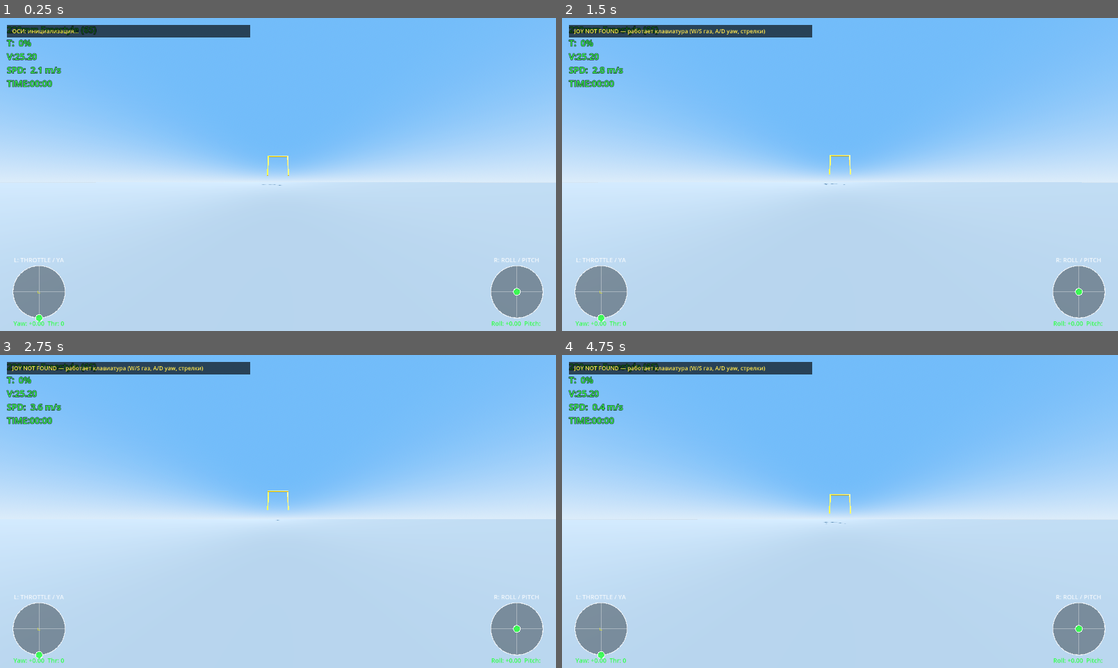
Above: before the commit, frames 1-4 (two rows, left to right).
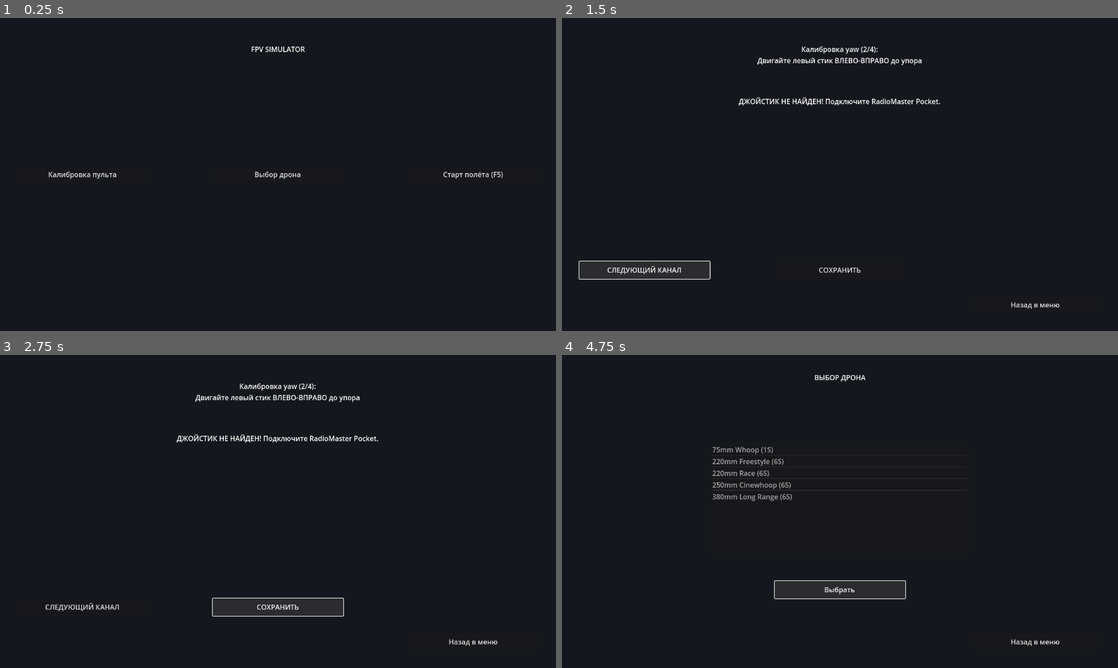
Above: after the commit, the same moments.

Repository: ocki45/fly-sim
Game: Godot game, scene res://scenes/main_menu.tscn
The game is run twice, just before and just after one commit, with the same random seed, the same clock (stepped at 60 frames per second) and the same inputs. Before the commit the project starts from res://scenes/main.tscn.
Inputs (mouse positions are in pixels of both pictures, inside the frame that each line leads up to):
- Up to frame 1 (0.25 s): no input
- Up to frame 2 (1.5 s): click (645, 174) at 0.5 s, where only the run after the commit has a clickable "Калибровка пульта"; click (645, 271) at 1.25 s, where only the run after the commit has a clickable "СЛЕДУЮЩИЙ КАНАЛ"
- Up to frame 3 (2.75 s): click (278, 608) at 2 s, where only the run after the commit has a clickable "СОХРАНИТЬ"
- Up to frame 4 (4.75 s): click (1034, 642) at 2.75 s, where only the run after the commit has a clickable "Назад в меню"; click (840, 511) at 3.5 s, where only the run after the commit has a clickable "Выбор дрона"; click (840, 589) at 4.25 s, where only the run after the commit has a clickable "Выбрать"

The runs differ from the first frame. In frame 1, 100% of the frame differs, in the area x 0-100%, y 0-100%; in frame 2, 100%; in frame 3, 100%; in frame 4, 100%.
Error after the commit: Trying to assign a value of type "PackedInt32Array" to a variable of type "Array[int]". (res://scripts/menu/drone_select.gd:28)

Commit message:
feat: главное меню, калибровка пульта и выбор дрона (GameManager autoload)

Diff:
--- a/project.godot
+++ b/project.godot
@@ -4,11 +4,12 @@
 [application]
 
 config/name="FPV Sim"
-run/main_scene="res://scenes/main.tscn"
+run/main_scene="res://scenes/main_menu.tscn"
 config/features=PackedStringArray("4.3", "Forward Plus")
 
 [autoload]
 
+GameManager="*res://scripts/autoload/game_manager.gd"
 InputHandler="*res://scripts/input/input_handler.gd"
 
 [display]
--- /dev/null
+++ b/scenes/calibration.tscn
@@ -0,0 +1,87 @@
+[gd_scene load_steps=2 format=3]
+
+[ext_resource type="Script" path="res://scripts/menu/calibration.gd" id="1"]
+
+[node name="Calibration" type="Control"]
+layout_mode = 3
+anchors_preset = 15
+anchor_right = 1.0
+anchor_bottom = 1.0
+grow_horizontal = 2
+grow_vertical = 2
+script = ExtResource("1")
+
+[node name="Bg" type="ColorRect" parent="."]
+layout_mode = 1
+anchors_preset = 15
+anchor_right = 1.0
+anchor_bottom = 1.0
+grow_horizontal = 2
+grow_vertical = 2
+color = Color(0.08, 0.09, 0.12, 1)
+
+[node name="LblHint" type="Label" parent="."]
+layout_mode = 1
+anchors_preset = 5
+anchor_left = 0.5
+anchor_right = 0.5
+offset_left = -400.0
+offset_top = 60.0
+offset_right = 400.0
+offset_bottom = 140.0
+grow_horizontal = 2
+text = "Калибровка"
+horizontal_alignment = 1
+autowrap_mode = 3
+
+[node name="LblResult" type="Label" parent="."]
+layout_mode = 1
+anchors_preset = 5
+anchor_left = 0.5
+anchor_right = 0.5
+offset_left = -400.0
+offset_top = 180.0
+offset_right = 400.0
+offset_bottom = 220.0
+grow_horizontal = 2
+text = "-"
+horizontal_alignment = 1
+
+[node name="BtnNext" type="Button" parent="."]
+layout_mode = 1
+anchors_preset = 2
+anchor_top = 0.5
+anchor_bottom = 0.5
+offset_left = 40.0
+offset_top = 200.0
+offset_right = 340.0
+offset_bottom = 240.0
+grow_vertical = 2
+text = "СЛЕДУЮЩИЙ КАНАЛ"
+
+[node name="BtnSave" type="Button" parent="."]
+layout_mode = 1
+anchors_preset = 2
+anchor_top = 0.5
+anchor_bottom = 0.5
+offset_left = 490.0
+offset_top = 200.0
+offset_right = 790.0
+offset_bottom = 240.0
+grow_vertical = 2
+text = "СОХРАНИТЬ"
+
+[node name="BtnBack" type="Button" parent="."]
+layout_mode = 1
+anchors_preset = 3
+anchor_left = 1.0
+anchor_top = 1.0
+anchor_right = 1.0
+anchor_bottom = 1.0
+offset_left = -340.0
+offset_top = -80.0
+offset_right = -40.0
+offset_bottom = -40.0
+grow_horizontal = 0
+grow_vertical = 0
+text = "Назад в меню"
--- /dev/null
+++ b/scenes/drone_select.tscn
@@ -0,0 +1,76 @@
+[gd_scene load_steps=2 format=3]
+
+[ext_resource type="Script" path="res://scripts/menu/drone_select.gd" id="1"]
+
+[node name="DroneSelect" type="Control"]
+layout_mode = 3
+anchors_preset = 15
+anchor_right = 1.0
+anchor_bottom = 1.0
+grow_horizontal = 2
+grow_vertical = 2
+script = ExtResource("1")
+
+[node name="Bg" type="ColorRect" parent="."]
+layout_mode = 1
+anchors_preset = 15
+anchor_right = 1.0
+anchor_bottom = 1.0
+grow_horizontal = 2
+grow_vertical = 2
+color = Color(0.08, 0.09, 0.12, 1)
+
+[node name="Title" type="Label" parent="."]
+layout_mode = 1
+anchors_preset = 5
+anchor_left = 0.5
+anchor_right = 0.5
+offset_left = -300.0
+offset_top = 40.0
+offset_right = 300.0
+offset_bottom = 80.0
+grow_horizontal = 2
+text = "ВЫБОР ДРОНА"
+horizontal_alignment = 1
+
+[node name="ItemList" type="ItemList" parent="."]
+layout_mode = 1
+anchors_preset = 8
+anchor_left = 0.5
+anchor_top = 0.5
+anchor_right = 0.5
+anchor_bottom = 0.5
+offset_left = -300.0
+offset_top = -160.0
+offset_right = 300.0
+offset_bottom = 100.0
+grow_horizontal = 2
+grow_vertical = 2
+allow_reselect = true
+
+[node name="BtnSelect" type="Button" parent="."]
+layout_mode = 1
+anchors_preset = 5
+anchor_left = 0.5
+anchor_right = 0.5
+offset_left = -150.0
+offset_top = 520.0
+offset_right = 150.0
+offset_bottom = 560.0
+grow_horizontal = 2
+text = "Выбрать"
+
+[node name="BtnBack" type="Button" parent="."]
+layout_mode = 1
+anchors_preset = 3
+anchor_left = 1.0
+anchor_top = 1.0
+anchor_right = 1.0
+anchor_bottom = 1.0
+offset_left = -340.0
+offset_top = -80.0
+offset_right = -40.0
+offset_bottom = -40.0
+grow_horizontal = 0
+grow_vertical = 0
+text = "Назад в меню"
--- /dev/null
+++ b/scenes/main_menu.tscn
@@ -0,0 +1,71 @@
+[gd_scene load_steps=2 format=3]
+
+[ext_resource type="Script" path="res://scripts/menu/main_menu.gd" id="1"]
+
+[node name="MainMenu" type="Control"]
+layout_mode = 3
+anchors_preset = 15
+anchor_right = 1.0
+anchor_bottom = 1.0
+grow_horizontal = 2
+grow_vertical = 2
+script = ExtResource("1")
+
+[node name="Bg" type="ColorRect" parent="."]
+layout_mode = 1
+anchors_preset = 15
+anchor_right = 1.0
+anchor_bottom = 1.0
+grow_horizontal = 2
+grow_vertical = 2
+color = Color(0.08, 0.09, 0.12, 1)
+
+[node name="Title" type="Label" parent="."]
+layout_mode = 1
+anchors_preset = 5
+anchor_left = 0.5
+anchor_right = 0.5
+offset_left = -200.0
+offset_top = 60.0
+offset_right = 200.0
+offset_bottom = 110.0
+grow_horizontal = 2
+text = "FPV SIMULATOR"
+horizontal_alignment = 1
+
+[node name="BtnCalibrate" type="Button" parent="."]
+layout_mode = 1
+anchors_preset = 2
+anchor_top = 0.5
+anchor_bottom = 0.5
+offset_left = 40.0
+offset_top = -20.0
+offset_right = 340.0
+offset_bottom = 20.0
+grow_vertical = 2
+text = "Калибровка пульта"
+
+[node name="BtnSelectDrone" type="Button" parent="."]
+layout_mode = 1
+anchors_preset = 2
+anchor_top = 0.5
+anchor_bottom = 0.5
+offset_left = 490.0
+offset_top = -20.0
+offset_right = 790.0
+offset_bottom = 20.0
+grow_vertical = 2
+text = "Выбор дрона"
+
+[node name="BtnStartFlight" type="Button" parent="."]
+layout_mode = 1
+anchors_preset = 2
+anchor_top = 0.5
+anchor_bottom = 0.5
+offset_left = 940.0
+offset_top = -20.0
+offset_right = 1240.0
+offset_bottom = 20.0
+grow_horizontal = 0
+grow_vertical = 2
+text = "Старт полёта (F5)"
--- /dev/null
+++ b/scripts/autoload/game_manager.gd
@@ -0,0 +1,49 @@
+extends Node
+# Менеджер игры (autoload-синглтон GameManager).
+# Хранит выбранный конфиг дрона и калибровку пульта (JSON в user://calibration.cfg).
+
+var selected_drone_config: String = "res://resources/drones/drone_220mm_freestyle.tres"
+const CALIBRATION_PATH: String = "user://calibration.cfg"
+
+# Схема по умолчанию — Mode 2 (RadioMaster Pocket):
+# ось 1 = газ, ось 0 = yaw, ось 3 = pitch, ось 2 = roll.
+var default_mapping: Dictionary = {
+	"throttle": {"axis": 1, "inverted": false},
+	"yaw": {"axis": 0, "inverted": false},
+	"pitch": {"axis": 3, "inverted": false},
+	"roll": {"axis": 2, "inverted": false}
+}
+
+# Текущая активная схема осей (может быть изменена экраном калибровки).
+var current_mapping: Dictionary = {}
+
+
+func _ready() -> void:
+	load_calibration()
+
+
+# Загрузка калибровки из JSON-файла; при ошибке/отсутствии — схема по умолчанию.
+func load_calibration() -> void:
+	if FileAccess.file_exists(CALIBRATION_PATH):
+		var file: FileAccess = FileAccess.open(CALIBRATION_PATH, FileAccess.READ)
+		var json: JSON = JSON.new()
+		if json.parse(file.get_as_text()) == OK:
+			current_mapping = json.data
+		else:
+			current_mapping = default_mapping.duplicate(true)
+	else:
+		current_mapping = default_mapping.duplicate(true)
+
+
+# Сохранение текущей схемы калибровки в JSON.
+func save_calibration() -> void:
+	var file: FileAccess = FileAccess.open(CALIBRATION_PATH, FileAccess.WRITE)
+	file.store_string(JSON.stringify(current_mapping, "\t"))
+
+
+func set_drone_config(path: String) -> void:
+	selected_drone_config = path
+
+
+func get_drone_config() -> String:
+	return selected_drone_config
--- a/scripts/input/input_handler.gd
+++ b/scripts/input/input_handler.gd
@@ -67,6 +67,21 @@
 @export var show_axis_debug: bool = true
 
 func _ready() -> void:
+	# Применяем сохранённую калибровку из GameManager (user://calibration.cfg),
+	# если синглтон подключён как autoload. Это дефолты Mode 2, пока пользователь
+	# не перекалибрует пульт на экране калибровки.
+	if "GameManager" in Engine or has_node("/root/GameManager"):
+		var gm: Node = get_node_or_null("/root/GameManager")
+		if gm != null and gm.current_mapping.has("throttle"):
+			axis_throttle = int(gm.current_mapping["throttle"]["axis"])
+			invert_throttle = bool(gm.current_mapping["throttle"]["inverted"])
+			axis_yaw = int(gm.current_mapping["yaw"]["axis"])
+			invert_yaw = bool(gm.current_mapping["yaw"]["inverted"])
+			axis_pitch = int(gm.current_mapping["pitch"]["axis"])
+			invert_pitch = bool(gm.current_mapping["pitch"]["inverted"])
+			axis_roll = int(gm.current_mapping["roll"]["axis"])
+			invert_roll = bool(gm.current_mapping["roll"]["inverted"])
+			print("InputHandler: применена калибровка из GameManager")
 	# Ищем уже подключённый джойстик
 	for id in Input.get_connected_joypads():
 		_joy_id = id
--- /dev/null
+++ b/scripts/menu/calibration.gd
@@ -0,0 +1,107 @@
+extends Control
+# Экран калибровки пульта.
+# Логика: пользователь отклоняет каждый стик по очереди — скрипт запоминает,
+# какая сырая ось джойстика при этом изменилась сильнее всего, и назначает её
+# каналу (throttle/yaw/pitch/roll). Результат сохраняется GameManager'ом в
+# user://calibration.cfg и подхватывается InputHandler при следующем старте.
+
+const CHANNELS: Array[String] = ["throttle", "yaw", "pitch", "roll"]
+const HINTS: Dictionary = {
+	"throttle": "Двигайте РУЧКУ ГАЗА (левый стик) вверх-вниз до упора",
+	"yaw": "Двигайте левый стик ВЛЕВО-ВПРАВО до упора",
+	"pitch": "Двигайте правый стик ВВЕРХ-ВНИЗ до упора",
+	"roll": "Двигайте правый стик ВЛЕВО-ВПРАВО до упора",
+}
+
+var current_channel: int = 0          # Индекс калибруемого канала
+var best_axis: int = -1               # Ось с наибольшим размахом на ТЕКУЩЕМ шаге
+var best_range: float = 0.0           # Размах значения оси (-min..max)
+var channel_best_axis: Array[int] = []  # Лучшая ось для каждого канала (по индексу CHANNELS)
+var axis_min: Array[float] = []       # Миниумы по осям
+var axis_max: Array[float] = []       # Максимумы по осям
+var collecting: bool = false          # Идёт ли сбор данных сейчас
+
+@onready var lbl_hint: Label = $LblHint
+@onready var lbl_result: Label = $LblResult
+@onready var btn_next: Button = $BtnNext
+@onready var btn_save: Button = $BtnSave
+@onready var btn_back: Button = $BtnBack
+
+
+func _ready() -> void:
+	btn_next.pressed.connect(_on_next_pressed)
+	btn_save.pressed.connect(_on_save_pressed)
+	btn_back.pressed.connect(_on_back_pressed)
+	for i in CHANNELS.size():
+		channel_best_axis.append(-1)
+	_start_channel(0)
+
+
+# Начало калибровки канала: сбрасываем статистику осей.
+func _start_channel(idx: int) -> void:
+	current_channel = idx
+	collecting = true
+	best_axis = -1
+	best_range = 0.0
+	axis_min.clear()
+	axis_max.clear()
+	for ax in 8:
+		axis_min.append(1.0)
+		axis_max.append(-1.0)
+	lbl_hint.text = "Калибровка %s (%d/%d):\n%s" % [
+		CHANNELS[idx], idx + 1, CHANNELS.size(), HINTS[CHANNELS[idx]]]
+	lbl_result.text = "Сбор данных... отклоните стик."
+
+
+# Каждый кадр обновляем миниумы/максимумы всех осей текущего джойстика.
+func _process(_delta: float) -> void:
+	if not collecting:
+		return
+	var pads: Array[int] = Input.get_connected_joypads()
+	if pads.is_empty():
+		lbl_result.text = "ДЖОЙСТИК НЕ НАЙДЕН! Подключите RadioMaster Pocket."
+		return
+	var joy: int = pads[0]
+	# Количество осей берём из get_joy_info(); запасное значение 8 (Pocket ~6-8 осей).
+	var axes_count: int = mini(8, int(Input.get_joy_info(joy).get("axis", 8)))
+	for ax in axes_count:
+		var v: float = Input.get_joy_axis(joy, ax as JoyAxis)
+		axis_min[ax] = minf(axis_min[ax], v)
+		axis_max[ax] = maxf(axis_max[ax], v)
+		var range_now: float = axis_max[ax] - axis_min[ax]
+		if range_now > best_range:
+			best_range = range_now
+			best_axis = ax
+	lbl_result.text = "Лучшая ось: %d (размах %.2f)" % [best_axis, best_range]
+
+
+# Переход к следующему каналу: запоминаем выбранную ось для текущего.
+func _on_next_pressed() -> void:
+	channel_best_axis[current_channel] = best_axis if best_axis >= 0 else current_channel
+	if current_channel + 1 < CHANNELS.size():
+		_start_channel(current_channel + 1)
+	else:
+		collecting = false
+		lbl_hint.text = "Все каналы собраны. Нажмите СОХРАНИТЬ."
+
+
+func _on_save_pressed() -> void:
+	var gm: Node = get_node_or_null("/root/GameManager")
+	if gm == null:
+		push_error("GameManager не найден (проверьте Autoload)!")
+		return
+	# Собираем mapping: для каждого канала запоминается Ось, которая сильнее
+	# всего отклонялась именно на шаге калибровки этого канала (а не одна и та же
+	# «лучшая» ось на все четыре). Инверсии — дефолты Mode 2; газ и pitch
+	# инвертируются внутри InputHandler по своим флагам.
+	var mapping: Dictionary = {}
+	for i in CHANNELS.size():
+		mapping[CHANNELS[i]] = {"axis": channel_best_axis[i], "inverted": false}
+	gm.current_mapping = mapping
+	gm.save_calibration()
+	lbl_result.text = "Сохранено в user://calibration.cfg"
+	print("Calibration: сохранён mapping ", mapping)
+
+
+func _on_back_pressed() -> void:
+	get_tree().change_scene_to_file("res://scenes/main_menu.tscn")
--- /dev/null
+++ b/scripts/menu/drone_select.gd
@@ -0,0 +1,39 @@
+extends Control
+# Экран выбора дрона: список из 5 .tres-конфигов, выбор сохраняется в GameManager.
+
+const DRONE_LIST: Array[String] = [
+	"res://resources/drones/drone_75mm_whoop.tres",
+	"res://resources/drones/drone_220mm_freestyle.tres",
+	"res://resources/drones/drone_220mm_race.tres",
+	"res://resources/drones/drone_250mm_cinewhoop.tres",
+	"res://resources/drones/drone_380mm_longrange.tres",
+]
+
+@onready var list_box: ItemList = $ItemList
+@onready var btn_select: Button = $BtnSelect
+@onready var btn_back: Button = $BtnBack
+
+
+func _ready() -> void:
+	# Заполняем список названиями из конфигов.
+	for path in DRONE_LIST:
+		var cfg: Resource = load(path)
+		var name_txt: String = cfg.drone_name if ("drone_name" in cfg) else path.get_file()
+		list_box.add_item(name_txt)
+	btn_select.pressed.connect(_on_select_pressed)
+	btn_back.pressed.connect(_on_back_pressed)
+
+
+func _on_select_pressed() -> void:
+	var sel: Array[int] = list_box.get_selected_items()
+	if sel.is_empty():
+		return
+	var gm: Node = get_node_or_null("/root/GameManager")
+	if gm != null:
+		gm.set_drone_config(DRONE_LIST[sel[0]])
+		print("DroneSelect: выбран конфиг ", DRONE_LIST[sel[0]])
+	get_tree().change_scene_to_file("res://scenes/main_menu.tscn")
+
+
+func _on_back_pressed() -> void:
+	get_tree().change_scene_to_file("res://scenes/main_menu.tscn")
--- /dev/null
+++ b/scripts/menu/main_menu.gd
@@ -0,0 +1,19 @@
+extends Control
+# Главное меню: кнопки «Калибровка», «Выбор дрона», «Старт полёта».
+
+func _ready() -> void:
+	$BtnCalibrate.pressed.connect(_on_calibrate)
+	$BtnSelectDrone.pressed.connect(_on_select)
+	$BtnStartFlight.pressed.connect(_on_start)
+
+
+func _on_calibrate() -> void:
+	get_tree().change_scene_to_file("res://scenes/calibration.tscn")
+
+
+func _on_select() -> void:
+	get_tree().change_scene_to_file("res://scenes/drone_select.tscn")
+
+
+func _on_start() -> void:
+	get_tree().change_scene_to_file("res://scenes/main.tscn")
--- a/scripts/physics/drone_physics.gd
+++ b/scripts/physics/drone_physics.gd
@@ -38,6 +38,13 @@
 	# free_rotate удалён: в Godot 4 его нет (был только в Godot 3).
 	# RigidBody3D всегда свободно вращается — нам это и нужно.
 	can_sleep = false
+	# Если GameManager выбрал другой конфиг дрона в меню — переключаются ВСЕ
+	# DronePhysics в сцене (в текущей main.tscen дрон один).
+	var gm: Node = get_node_or_null("/root/GameManager")
+	if gm != null:
+		var path: String = gm.get_drone_config()
+		if path != "" and ResourceLoader.exists(path):
+			config = load(path)
 	if config == null:
 		push_error("DronePhysics: config не назначен!")
 
